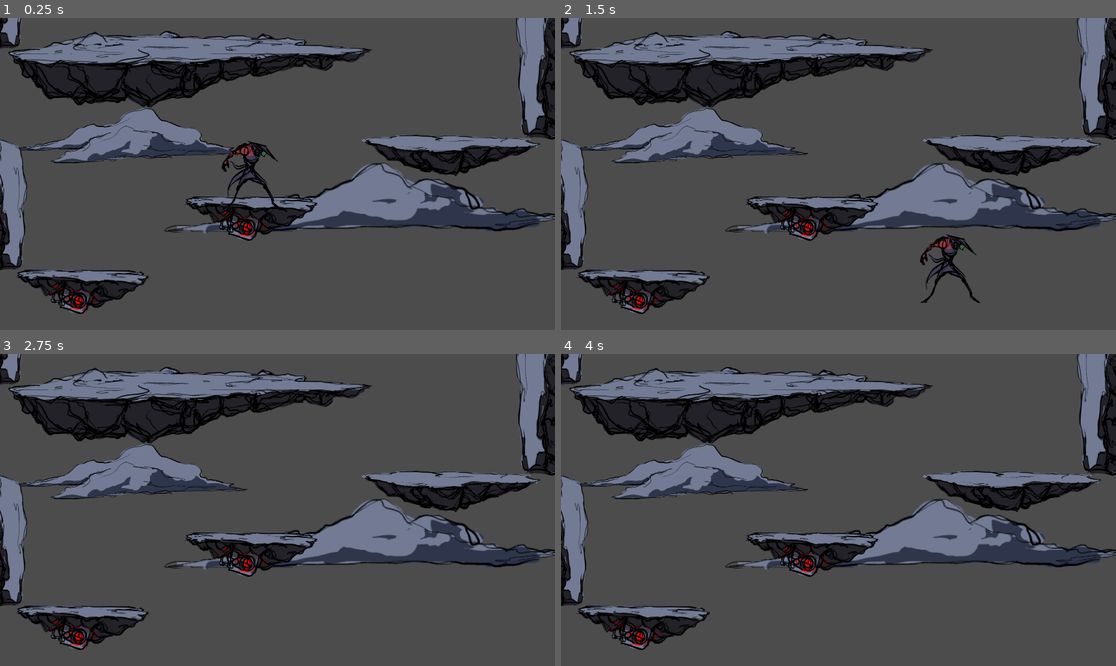
Above: before the commit, frames 1-4 (two rows, left to right).
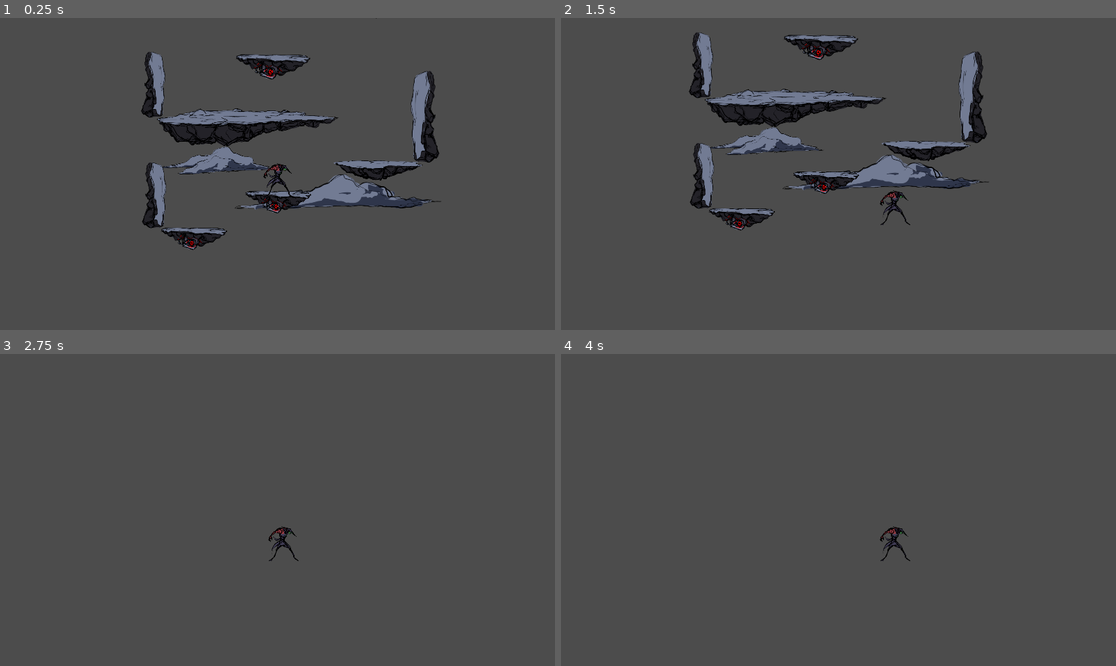
Above: after the commit, the same moments.

Repository: agcodes-git/Godot_Game_V1
Game: Godot game, scene res://scenes/InitialScene.tscn
Same seed, same stepped clock (60 frames per second), same inputs: the game is played once before the commit and once after it.
Inputs:
- Up to frame 1 (0.25 s): no input
- Up to frame 2 (1.5 s): tap Enter (ui_accept) at 0.5, 0.77 s; hold Right (ui_right) from 0.53 s (still down)
- Up to frame 3 (2.75 s): tap Enter (ui_accept) at 1.52 s; release Right (ui_right) at 2.03 s; hold Left (ui_left) from 2.03 s (still down)
- Up to frame 4 (4 s): release Left (ui_left) at 2.78 s; hold Right (ui_right) from 2.78 s (still down); tap Enter (ui_accept) at 3.02, 3.77 s

The runs differ from the first frame. In frame 1, 33% of the frame differs, in the area x 0-100%, y 0-95%; in frame 2, 35%; in frame 3, 29%; in frame 4, 29%.

Commit message:
Added mbrezu's camera to the initial scene.

Diff:
--- a/godot/scenes/InitialScene.tscn
+++ b/godot/scenes/InitialScene.tscn
@@ -9,7 +9,7 @@
 [ext_resource path="res://scenes/tiles/cloud_1.tscn" type="PackedScene" id=7]
 [ext_resource path="res://scenes/player/player.tscn" type="PackedScene" id=8]
 
-[node name="InitialScene" type="Node"]
+[node name="InitialScene" type="Node" index="0"]
 
 [node name="wall_left2" parent="." index="0" instance=ExtResource( 1 )]
 
@@ -69,3 +69,28 @@
 [node name="player" parent="." index="11" instance=ExtResource( 8 )]
 
 position = Vector2( 863.391, 500.049 )
+
+[node name="Camera2D" type="Camera2D" parent="player" index="5"]
+
+anchor_mode = 1
+rotating = false
+current = true
+zoom = Vector2( 2, 2 )
+limit_left = -10000000
+limit_top = -10000000
+limit_right = 10000000
+limit_bottom = 10000000
+limit_smoothed = false
+drag_margin_h_enabled = true
+drag_margin_v_enabled = true
+smoothing_enabled = false
+smoothing_speed = 5.0
+offset_v = 0.0
+offset_h = 0.0
+drag_margin_left = 0.2
+drag_margin_top = 0.2
+drag_margin_right = 0.2
+drag_margin_bottom = 0.2
+editor_draw_screen = true
+editor_draw_limits = false
+editor_draw_drag_margin = false
